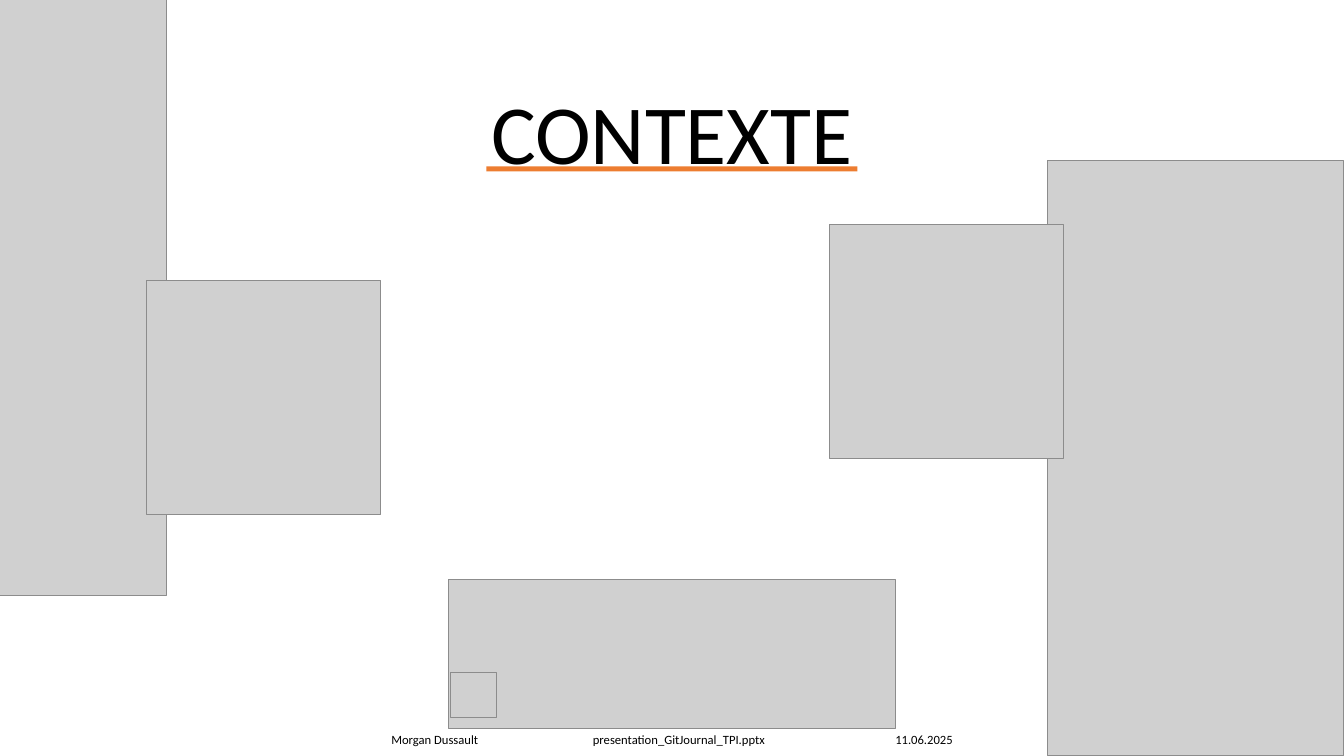
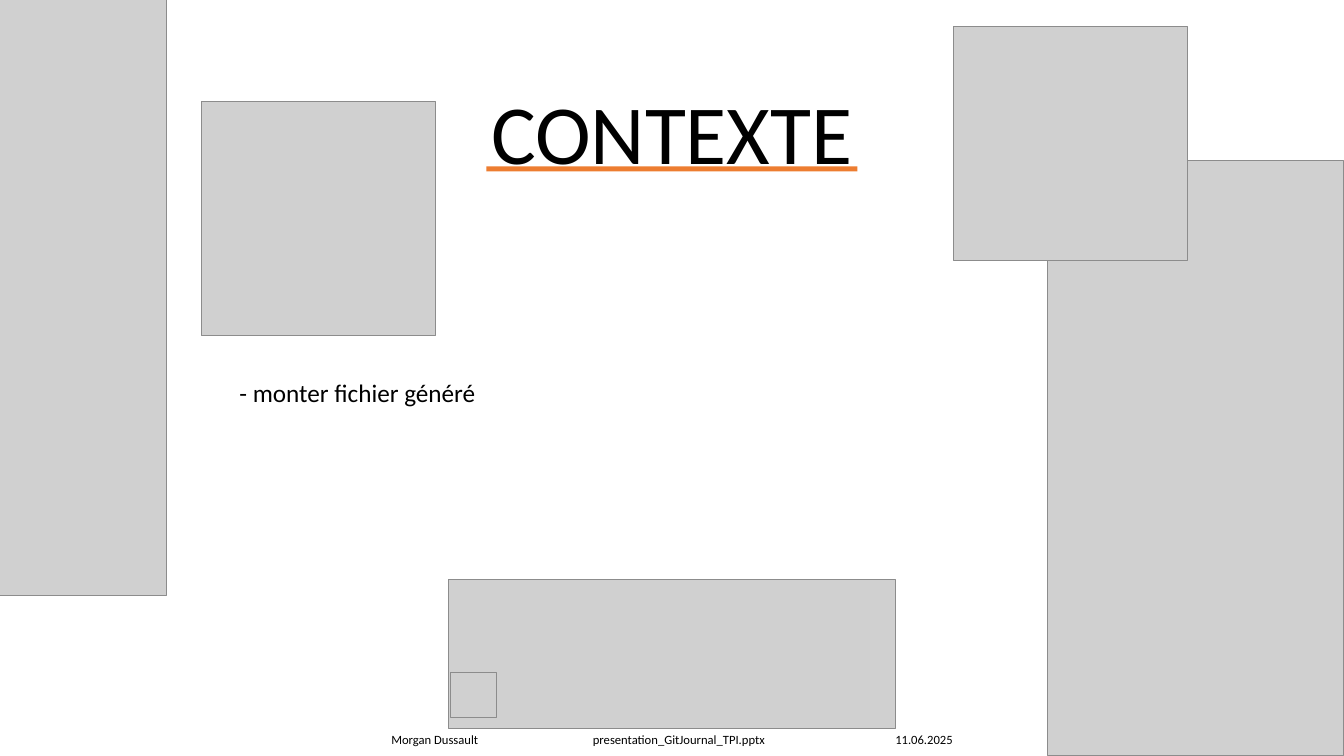
Before and after one commit to Morgan-DD/GitJournal, a slide deck: slide 5 of presentation/presentation_GitJournal_TPI.pptx. Drawn at 1344x756 pixels with LibreOffice and Linux fonts; fonts in the diff are those of the drawing; grey boxes stand for pictures. Boxes give left, top, right and bottom in pixels: in the first picture for what was removed or moved away, otherwise in the second. Text is boxed around its words. In the diff, an @@ line names an element or a change of style, - is before the commit and + after.

```diff
--- a/presentation/presentation_GitJournal_TPI.pptx
+++ b/presentation/presentation_GitJournal_TPI.pptx
@@ picture moved from (x1=830, y1=224, x2=1064, y2=458) to (x1=954, y1=26, x2=1188, y2=260) @@
@@ picture moved from (x1=147, y1=280, x2=381, y2=514) to (x1=202, y1=102, x2=436, y2=336) @@
@@ text added at (x1=253, y1=384, x2=475, y2=407), 18 pt, text #000000 @@
+- monter fichier généré
```
Also in this commit, not shown: 7 other slides changed.
